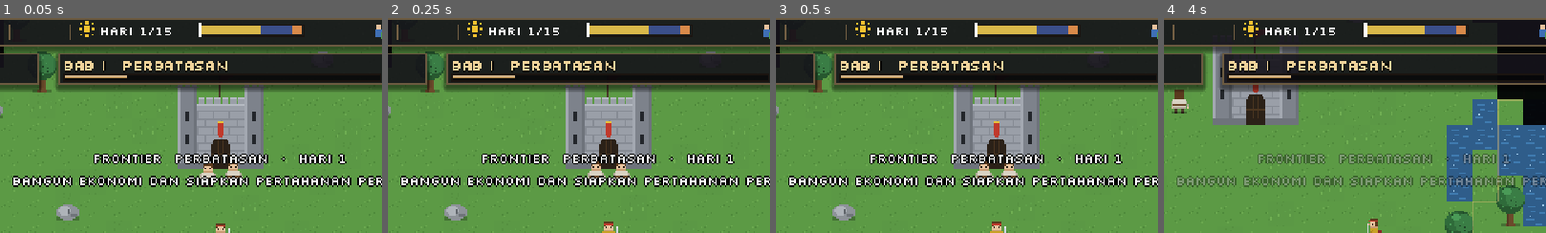
Above: before the commit, frames 1-4 (left to right).
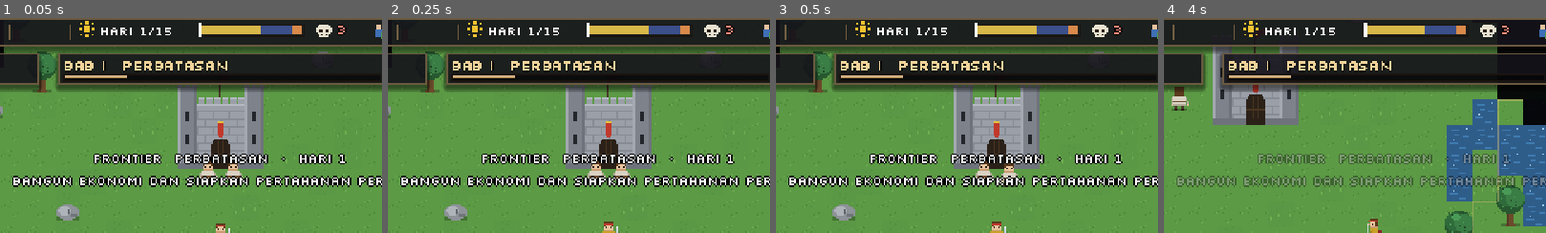
Above: after the commit, the same moments.

Repository: shimleabyte/hold-the-keep
Game: Godot game, scene res://scenes/main.tscn
Two runs of this game, one before a commit and one after it. Both use one fixed random seed, a clock stepped at 60 frames per second and the inputs below.
Inputs (mouse positions are % of the whole screen's width and height, from its top left):
- Up to frame 1 (0.05 s): no input
- Up to frame 2 (0.25 s): no input
- Up to frame 3 (0.5 s): no input
- Up to frame 4 (4 s): tap Enter at 0.5 s; move the mouse to (72, 45) at 0.52 s; hold D (move_right) 0.53-1.28 s; tap C (ability_cleave) at 0.6 s; click (72, 45) at 0.67 s; tap Space at 0.77, 1.52, 3.02, 3.77 s; move the mouse to (30, 55) at 1.27 s; hold S (move_down) 1.28-2.03 s; tap Q (ability_dash) at 1.35 s; move the mouse to (60, 28) at 2.02 s; hold D (move_right) 2.03-2.78 s; tap V (ability_rally) at 2.1 s; move the mouse to (45, 70) at 2.77 s; hold W (move_up) 2.78-3.53 s; tap F (attack) at 2.85 s; click (45, 70) at 2.92 s; move the mouse to (80, 65) at 3.52 s; hold A (move_left) from 3.53 s (still down); hold E (interact) from 3.53 s (still down)
The pictures show only the part of the screen within x 21-71%, y 0-50%; the shares and areas given below are measured in that part.

The runs differ from the first frame. In frame 1, 0.4% of the frame differs, in the area x 52-91%, y 3-79%; in frame 2, 0.3%; in frame 3, 0.4%; in frame 4, 0.5%, in the area x 2-91%, y 3-45%.
Error before the commit: Parse Error: Too many arguments for "setup_guard()" call. Expected at most 5 but received 6. (res://scripts/entities/enemy_keep.gd:129)

Commit message:
feat(phase-06): add support behavior and archetype runtime state

Diff:
--- a/scripts/entities/enemy.gd
+++ b/scripts/entities/enemy.gd
@@ -31,6 +31,12 @@
 var is_garrison := false
 var guard_origin := Vector2.ZERO
 var role := "melee"
+var archetype := "raider"
+var faction_id := ""
+var support_radius := 0.0
+var support_amount := 0
+var support_interval := 0.0
+var _support_cd := 0.0
 var attack_range := PLAYER_REACH
 var preferred_range := 0.0
 var projectile_speed := 120.0
@@ -60,7 +66,7 @@
 var _fh := 20
 
 
-func setup(data: Dictionary, world_ref, flow_ref, player_ref) -> void:
+func setup(data: Dictionary, world_ref, flow_ref, player_ref, faction_override := "") -> void:
     id = data["id"]
     max_hp = int(data["hp"])
     hp = max_hp
@@ -72,6 +78,12 @@
     is_boss = bool(data.get("boss", false))
     runs = bool(data.get("run", false))
     role = String(data.get("role", "pouncer" if id == "wolf" else "melee"))
+    archetype = String(data.get("archetype", role))
+    faction_id = faction_override
+    support_radius = maxf(0.0, float(data.get("support_radius", 0.0)))
+    support_amount = maxi(0, int(data.get("support_amount", 0)))
+    support_interval = maxf(0.0, float(data.get("support_interval", 0.0)))
+    _support_cd = 0.0
     attack_range = float(data.get("range", 30.0 if role == "pouncer" else PLAYER_REACH))
     preferred_range = float(data.get("preferred_range", 0.0))
     projectile_speed = float(data.get("projectile_speed", 120.0))
@@ -87,8 +99,8 @@
     _fh = int(_tex.get_height() / 3.0)
 
 
-func setup_guard(data: Dictionary, world_ref, flow_ref, player_ref, origin: Vector2) -> void:
-    setup(data, world_ref, flow_ref, player_ref)
+func setup_guard(data: Dictionary, world_ref, flow_ref, player_ref, origin: Vector2, faction_override := "") -> void:
+    setup(data, world_ref, flow_ref, player_ref, faction_override)
     is_garrison = true
     guard_origin = origin
 
@@ -105,6 +117,7 @@
 func _physics_process(delta: float) -> void:
     _atk_cd = maxf(0.0, _atk_cd - delta)
     _hurt_t = maxf(0.0, _hurt_t - delta)
+    _support_cd = maxf(0.0, _support_cd - delta)
     _resolve_pending(delta)
     _moving = false
 
@@ -122,6 +135,11 @@
         _pounce_t = maxf(0.0, _pounce_t - delta)
         position += _pounce_dir * speed * 2.4 * delta
         _moving = true
+        _update_anim(delta)
+        _footsteps(delta)
+        return
+
+    if archetype == "war_shaman" and _tick_shaman_support():
         _update_anim(delta)
         _footsteps(delta)
         return
@@ -174,6 +192,28 @@
             _begin_attack(occupied, occupied.position - position)
         return
     _move_toward(Vector2(next) * WorldConfig.tile_size + Vector2(WorldConfig.tile_size / 2.0, WorldConfig.tile_size / 2.0) + _offset, delta)
+
+
+func _tick_shaman_support() -> bool:
+    if support_amount <= 0 or support_radius <= 0.0 or _support_cd > 0.0:
+        return false
+    var best = null
+    var best_distance := support_radius
+    for candidate in get_tree().get_nodes_in_group("enemies"):
+        if candidate == self or not is_instance_valid(candidate) or not candidate.has_method("receive_healing"):
+            continue
+        if int(candidate.hp) >= int(candidate.max_hp):
+            continue
+        var distance := position.distance_to(candidate.position)
+        if distance < best_distance:
+            best_distance = distance
+            best = candidate
+    if best == null:
+        return false
+    best.receive_healing(support_amount)
+    _support_cd = maxf(0.5, support_interval)
+    Events.fx_burst.emit("impact", best.position + Vector2(0, -8), Vector2.ZERO, 1.0)
+    return true
 
 
 func _tick_ranged(delta: float) -> void:
@@ -358,6 +398,15 @@
     if distance > 0.5:
         _moving = true
         position += to / distance * minf(speed * delta, distance)
+
+
+func receive_healing(amount: int) -> void:
+    if hp <= 0 or amount <= 0:
+        return
+    var previous_hp := hp
+    hp = mini(max_hp, hp + amount)
+    if hp != previous_hp:
+        queue_redraw()
 
 
 func take_damage(amount: int) -> void:
@@ -400,6 +449,8 @@
     if _pounce_windup_t > 0.0:
         draw_line(Vector2(0, -6), Vector2(0, -6) + _pounce_dir * 14.0,
             Color("#ffb347"), 2.0)
+    if archetype == "war_shaman":
+        draw_arc(Vector2(0, -_fh * 0.55), 7.0, 0.0, TAU, 12, Color("#b9a4d8"), 1.0)
     if role == "ranged":
         draw_arc(Vector2(7, -11), 4.0, -PI * 0.55, PI * 0.55, 7, Color("#91c99a"), 1.0)
         draw_line(Vector2(7, -15), Vector2(7, -7), Color("#d9e7c8"), 1.0)
